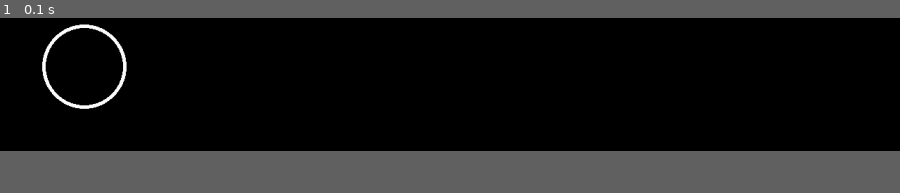
Above: before the commit, frame 1.
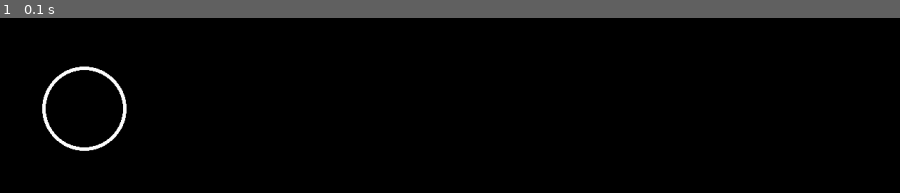
Above: after the commit, the same moment.

Repository: iank1m/OSS-Project_pygame
Game: pygame game, started from 2_start_screen.py
The game is run twice, just before and just after one commit, with the same random seed, the same clock (stepped at 60 frames per second) and the same inputs.
Inputs:
- Up to frame 1 (0.1 s): no input
The window is 900x506 before the commit and 900x548 after it. Grey fills any space a smaller window leaves; there, only what the larger window draws over its background counts as a difference.

The runs differ from the first frame. In frame 1, 1.4% of the frame differs, in the area x 4-15%, y 3-76%.

Commit message:
Update 2_start_screen.py

Diff:
--- a/2_start_screen.py
+++ b/2_start_screen.py
@@ -9,7 +9,7 @@
 # 초기화
 pygame.init()
 screen_width = 1280 # 가로 크기
-screen_height = 720 # 세로 크기
+screen_height = 780 # 세로 크기
 screen = pygame.display.set_mode((screen_width, screen_height))
 pygame.display.set_caption("Memory Game")
 
